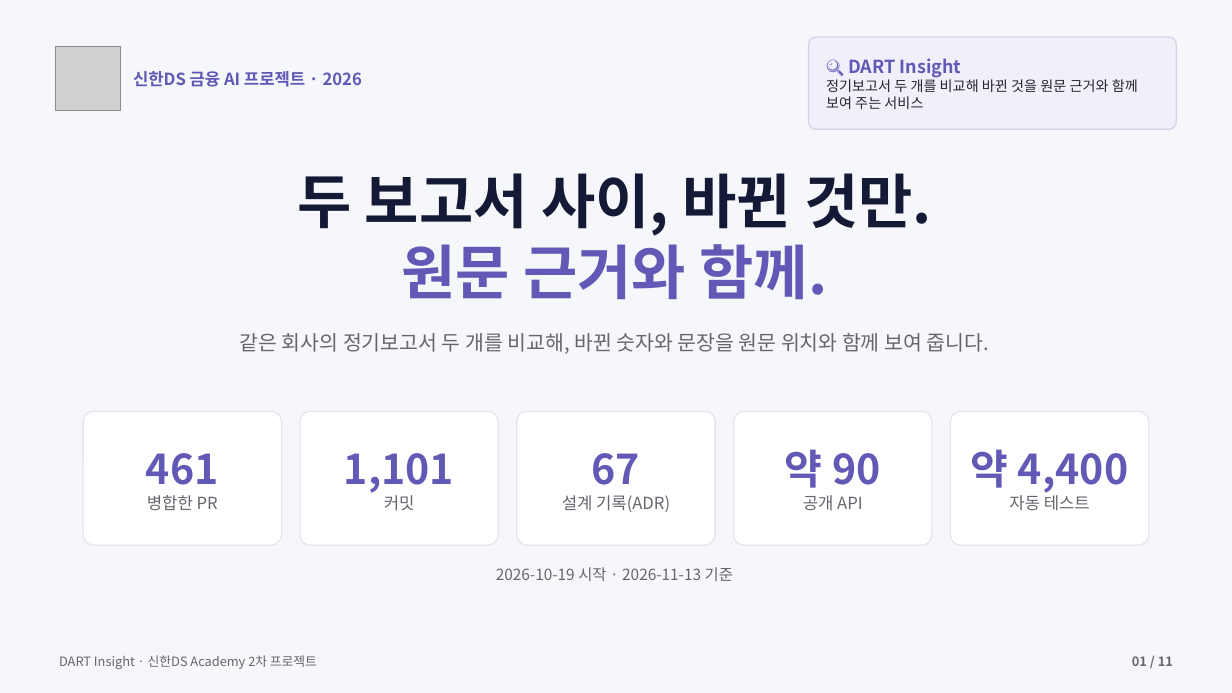
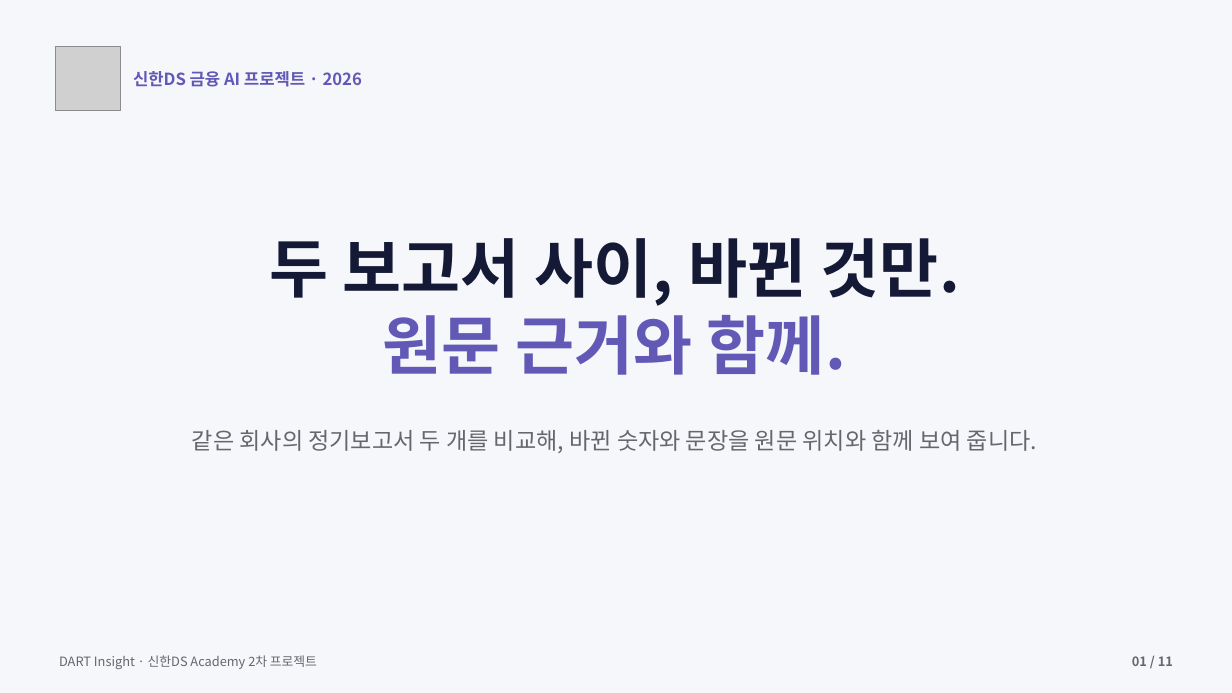
Before and after one commit to ShinhanDSProject/dart-insight, a slide deck: slide 1 of docs/DART_Insight_Presentation.pptx. Drawn at 1232x693 pixels with LibreOffice and Linux fonts; fonts in the diff are those of the drawing; grey boxes stand for pictures. Boxes give left, top, right and bottom in pixels: in the first picture for what was removed or moved away, otherwise in the second. Text is boxed around its words. In the diff, an @@ line names an element or a change of style, - is before the commit and + after.

```diff
--- a/docs/DART_Insight_Presentation.pptx
+++ b/docs/DART_Insight_Presentation.pptx
@@ rounded rectangle removed at (809, 37, 1177, 129) @@
@@ text removed at (826, 58, 1138, 109) @@
-🔍 DART Insight
-정기보고서 두 개를 비교해 바뀐 것을 원문 근거와 함께 보여 주는 서비스
@@ text "두 보고서 사이, 바뀐 것만.": place and size @@
-text "두 보고서 사이, 바뀐 것만." at (297, 173, 932, 299)
+text "두 보고서 사이, 바뀐 것만." at (269, 238, 960, 375)
@@ text "두 보고서 사이, 바뀐 것만." at (269, 238, 960, 375): size 46 to 50 pt @@
@@ rounded rectangle removed at (83, 411, 282, 545) @@
@@ rounded rectangle removed at (300, 411, 499, 545) @@
@@ rounded rectangle removed at (517, 411, 715, 545) @@
@@ rounded rectangle removed at (734, 411, 933, 545) @@
@@ rounded rectangle removed at (951, 411, 1150, 545) @@
@@ text "같은 회사의 정기보고서 두 개를 ...": place and size @@
-text "같은 회사의 정기보고서 두 개를 ..." at (240, 333, 990, 354)
+text "같은 회사의 정기보고서 두 개를 ..." at (192, 430, 1037, 453)
@@ text "같은 회사의 정기보고서 두 개를 ..." at (192, 430, 1037, 453): size 16 to 18 pt @@
@@ text removed at (785, 449, 880, 510) @@
-약 90
-공개 API
@@ text removed at (971, 449, 1128, 511) @@
-약 4,400
-자동 테스트
@@ text removed at (146, 453, 219, 510) @@
-461
-병합한 PR
@@ text removed at (344, 453, 454, 511) @@
-1,101
-커밋
@@ text removed at (562, 453, 670, 512) @@
-67
-설계 기록(ADR)
@@ text removed at (496, 567, 733, 581) @@
-2026-10-19 시작 · 2026-11-13 기준
```
Also in this commit, not shown: 5 other slides changed, 4 other files.
